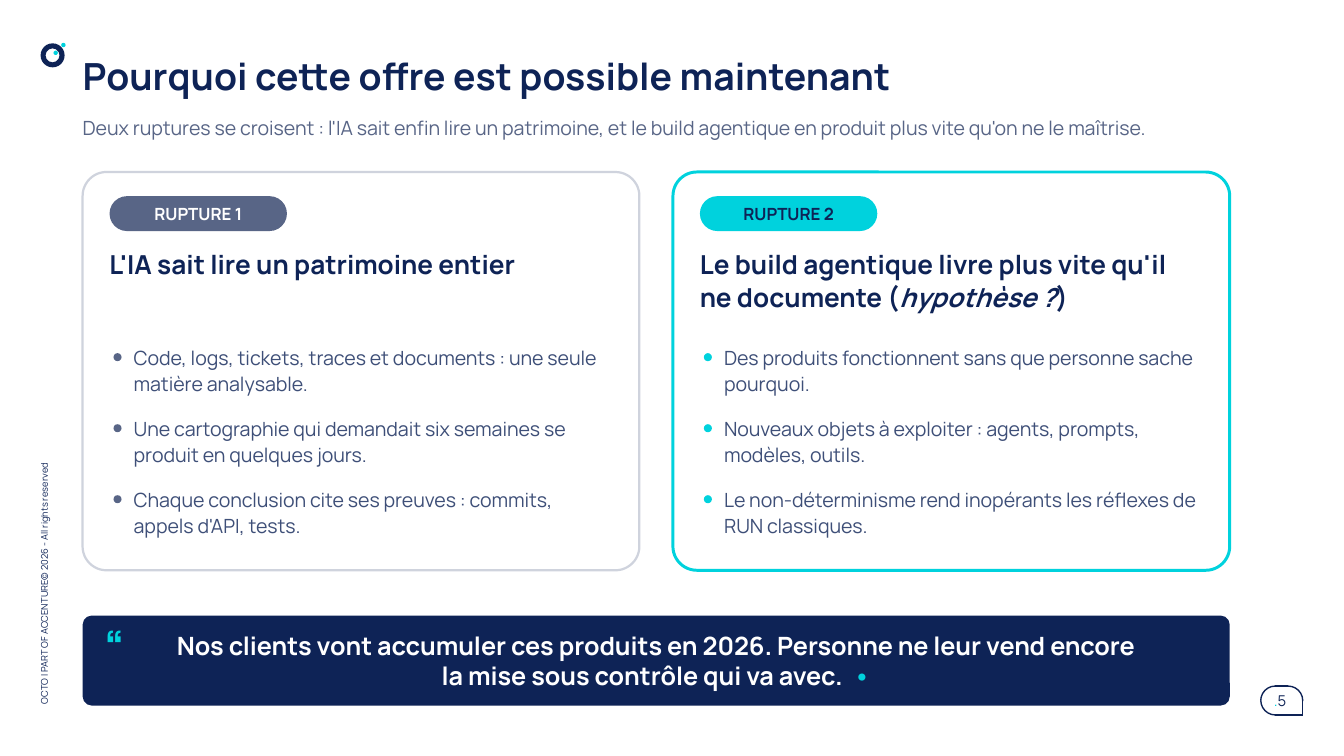
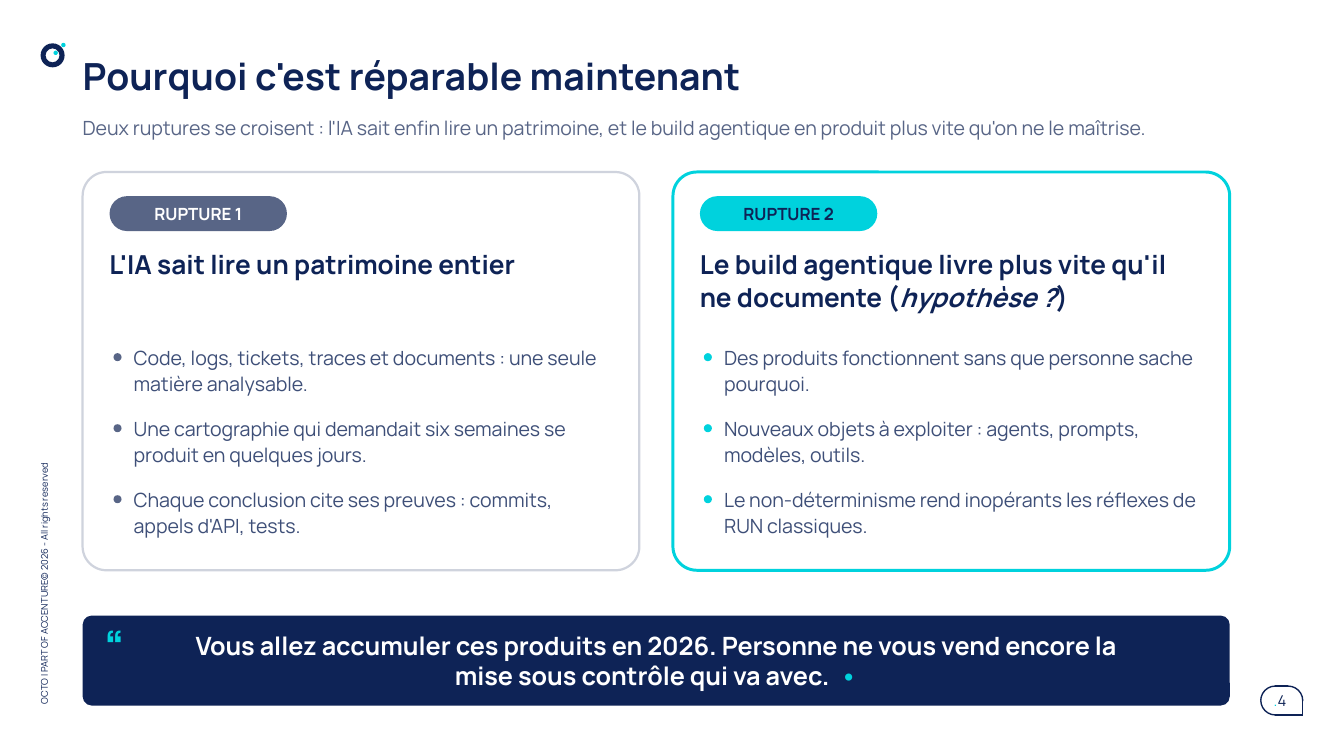
Before and after one commit to claudecamus-dot/VScode6-learning-sprintIA, a slide deck: slide 4 of docs/run-ia/AGENTIC-PRODUCT-RUN-offre-octo.pptx (slide 5 before the commit). Drawn at 1344x756 pixels with LibreOffice and Linux fonts; fonts in the diff are those of the drawing. Boxes give left, top, right and bottom in pixels: in the first picture for what was removed or moved away, otherwise in the second. Text is boxed around its words. In the diff, an @@ line names an element or a change of style, - is before the commit and + after.

```diff
--- a/docs/run-ia/AGENTIC-PRODUCT-RUN-offre-octo.pptx
+++ b/docs/run-ia/AGENTIC-PRODUCT-RUN-offre-octo.pptx
@@ title at (83, 60, 741, 99): text changed @@
-Pourquoi cette offre est possible maintenant
+Pourquoi c'est réparable maintenant
@@ text at (196, 636, 1117, 691): text changed @@
-Nos clients vont accumuler ces produits en 2026. Personne ne leur vend encore la mise sous contrôle qui va avec. •
+Vous allez accumuler ces produits en 2026. Personne ne vous vend encore la mise sous contrôle qui va avec. •
@@ page number at (1274, 695, 1287, 706): text changed @@
-.5
+.4
```
Also in this commit, not shown: 6 other slides changed, 2 slides added, 1 slide removed, 7 other files.
